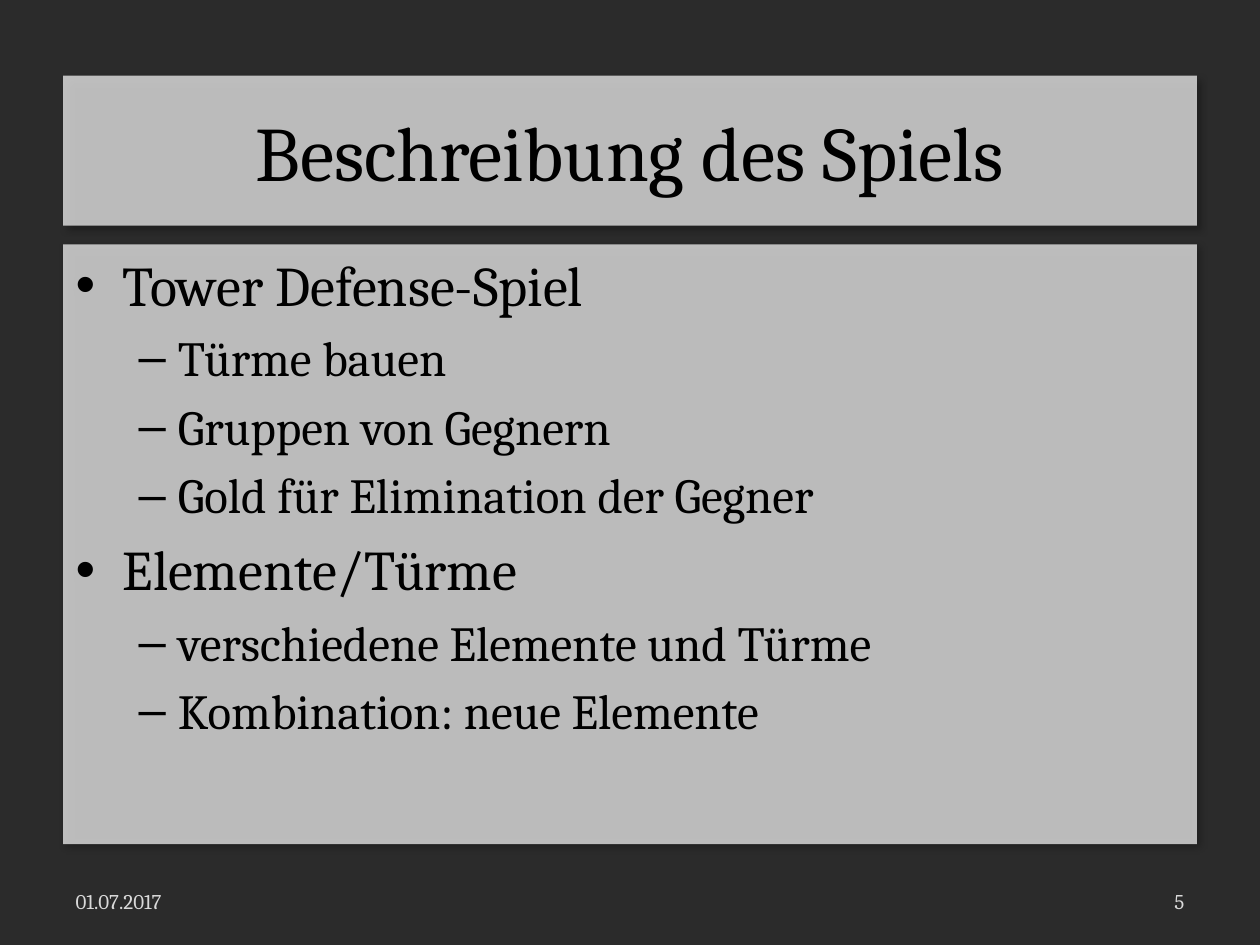
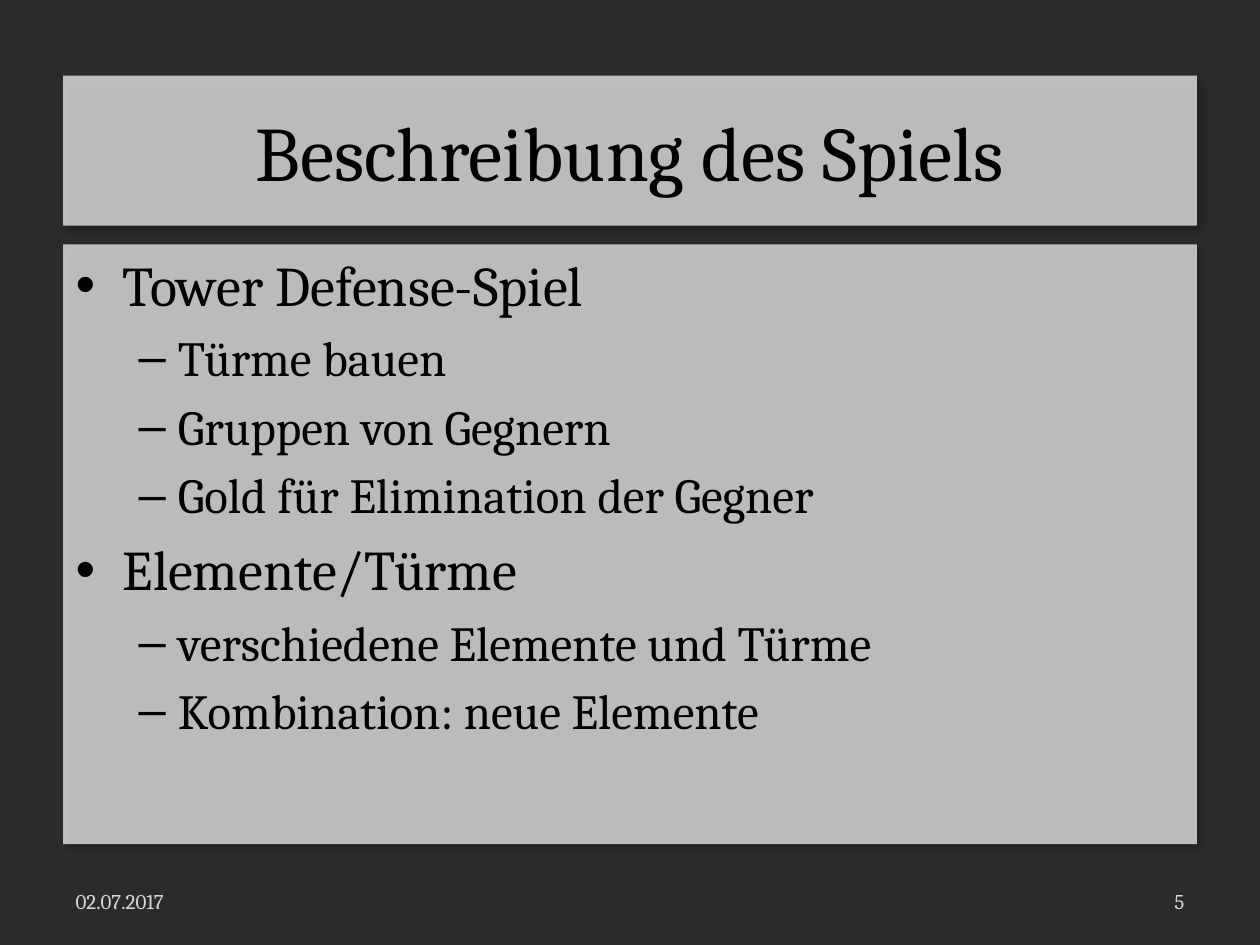
Before and after one commit to LaurenzGebauer/ElementTD, a slide deck: slide 5 of svn/JG16S17P06/trunk/Documentation/ProjectDocumentation/Presentation.pptx. Drawn at 1260x945 pixels with LibreOffice and Linux fonts; fonts in the diff are those of the drawing; background and template pictures are left out; a plain dark background stands for a picture behind light text. Boxes give left, top, right and bottom in pixels: in the first picture for what was removed or moved away, otherwise in the second. Text is boxed around its words. In the diff, an @@ line names an element or a change of style, - is before the commit and + after.

```diff
--- a/svn/JG16S17P06/trunk/Documentation/ProjectDocumentation/Presentation.pptx
+++ b/svn/JG16S17P06/trunk/Documentation/ProjectDocumentation/Presentation.pptx
@@ text at (76, 895, 164, 909): text changed @@
-01.07.2017
+02.07.2017
```
Also in this commit, not shown: 7 other slides changed, 19 other files.
